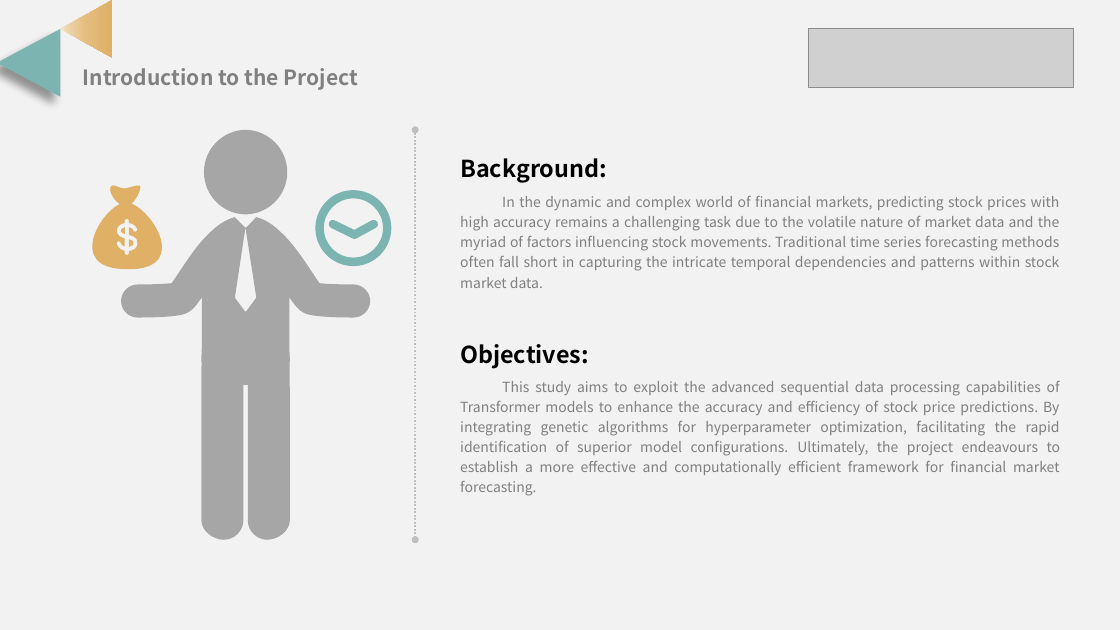
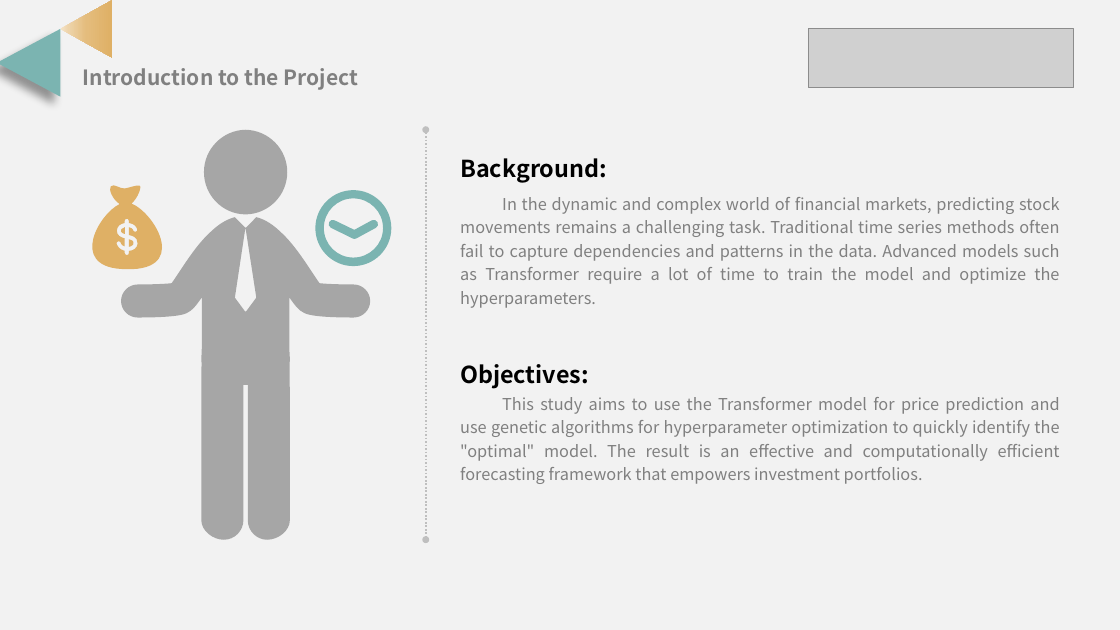
Before and after one commit to SigaoLi/UT_AI_Portfolio_Strategy_Optimization, a slide deck: slide 2 of SCS_3547_Term_Porject__Sigao_Li.pptx. Drawn at 1120x630 pixels with LibreOffice and Linux fonts; fonts in the diff are those of the drawing; grey boxes stand for pictures. Boxes give left, top, right and bottom in pixels: in the first picture for what was removed or moved away, otherwise in the second. Text is boxed around its words. In the diff, an @@ line names an element or a change of style, - is before the commit and + after.

```diff
--- a/SCS_3547_Term_Porject__Sigao_Li.pptx
+++ b/SCS_3547_Term_Porject__Sigao_Li.pptx
@@ double arrow moved from (415, 130) - (415, 540) to (426, 129) - (426, 539) @@
@@ text at [460, 197, 1060, 308]: text changed; size 12 to 14 pt @@
-In the dynamic and complex world of financial markets, predicting stock prices with high accuracy remains a challenging task due to the volatile nature of market data and the myriad of factors influencing stock movements. Traditional time series forecasting methods often fall short in capturing the intricate temporal dependencies and patterns within stock market data.
+In the dynamic and complex world of financial markets, predicting stock movements remains a challenging task. Traditional time series methods often fail to capture dependencies and patterns in the data. Advanced models such as Transformer require a lot of time to train the model and optimize the hyperparameters.
@@ text "Objectives:": place and size @@
-text "Objectives:" at [460, 344, 589, 369]
+text "Objectives:" at [460, 364, 589, 389]
@@ text at [460, 397, 1060, 484]: text changed; size 12 to 14 pt @@
-This study aims to exploit the advanced sequential data processing capabilities of Transformer models to enhance the accuracy and efficiency of stock price predictions. By integrating genetic algorithms for hyperparameter optimization, facilitating the rapid identification of superior model configurations. Ultimately, the project endeavours to establish a more effective and computationally efficient framework for financial market forecasting.
+This study aims to use the Transformer model for price prediction and use genetic algorithms for hyperparameter optimization to quickly identify the "optimal" model. The result is an effective and computationally efficient forecasting framework that empowers investment portfolios.
```
Also in this commit, not shown: 5 other slides changed.
